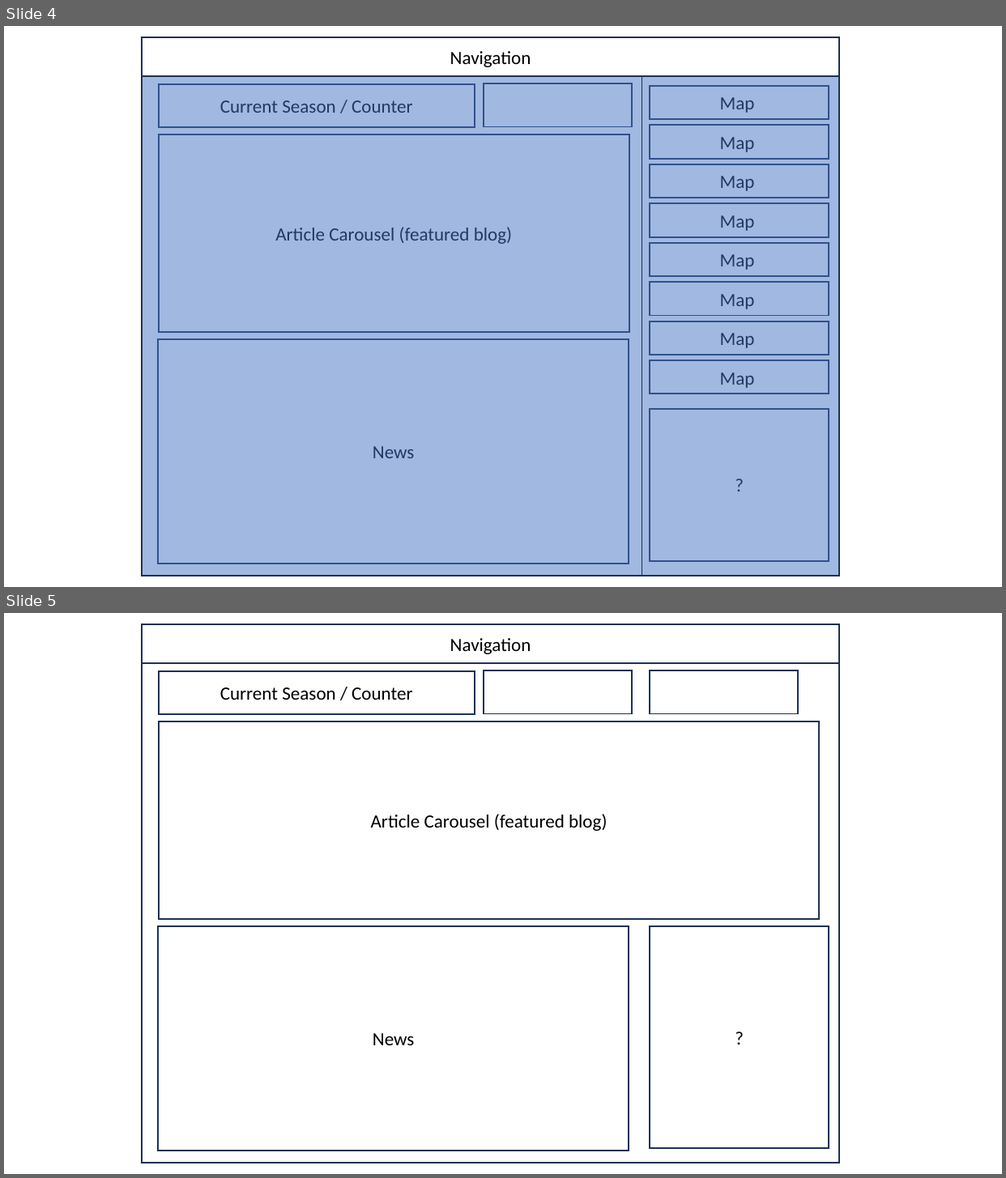
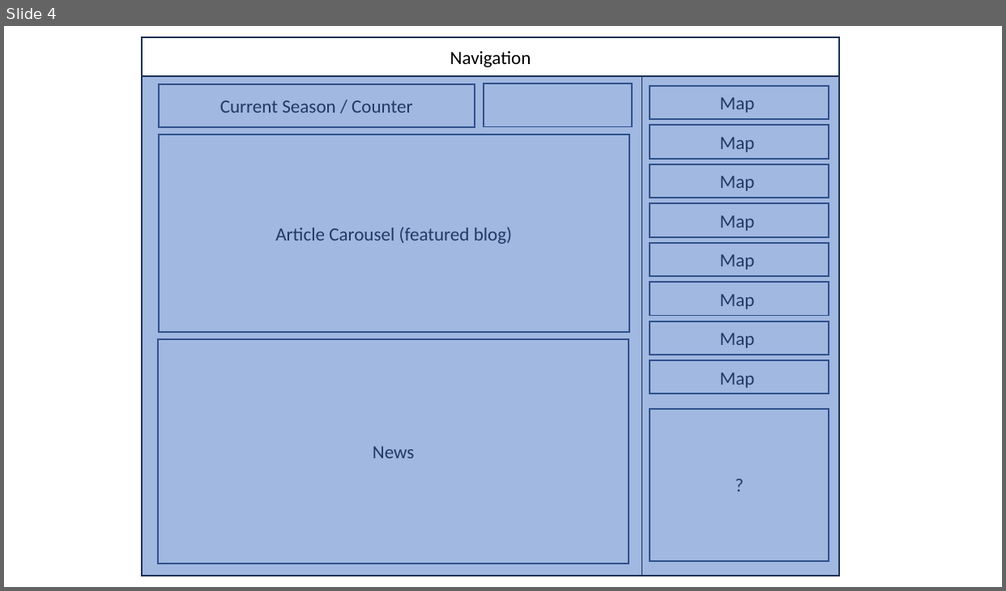
Before and after one commit to ald91/Vanadam-Website, a slide deck: Design/Design.pptx. Shown one above the other, each under a label of ours: slides 4 and 5 before the commit, slide 4 after it. The pictures are 1006x1178 and 1006x591 pixels, drawn with LibreOffice and Linux fonts; fonts in the diff are those of the drawing. Boxes give left, top, right and bottom in pixels: in the first picture for what was removed or moved away, otherwise in the second. Text is boxed around its words. In the diff, an @@ line names an element or a change of style, - is before the commit and + after.

```diff
--- a/Design/Design.pptx
+++ b/Design/Design.pptx
@@ slide 5 removed at bbox=[4, 613, 1002, 1174], background #FFFFFF @@
@@ rectangle removed at bbox=[142, 624, 839, 1163] @@
@@ rectangle removed at bbox=[142, 624, 839, 663] @@
-Navigation
@@ rectangle removed at bbox=[159, 671, 475, 715] @@
-Current Season / Counter
@@ rectangle removed at bbox=[484, 671, 632, 714] @@
@@ rectangle removed at bbox=[650, 671, 799, 714] @@
@@ rectangle removed at bbox=[159, 722, 819, 919] @@
-Article Carousel (featured blog)
@@ rectangle removed at bbox=[158, 926, 629, 1152] @@
-News
@@ rectangle removed at bbox=[650, 926, 829, 1148] @@
-?
```
Also in this commit, not shown: 4 slides added, 1 other file.
